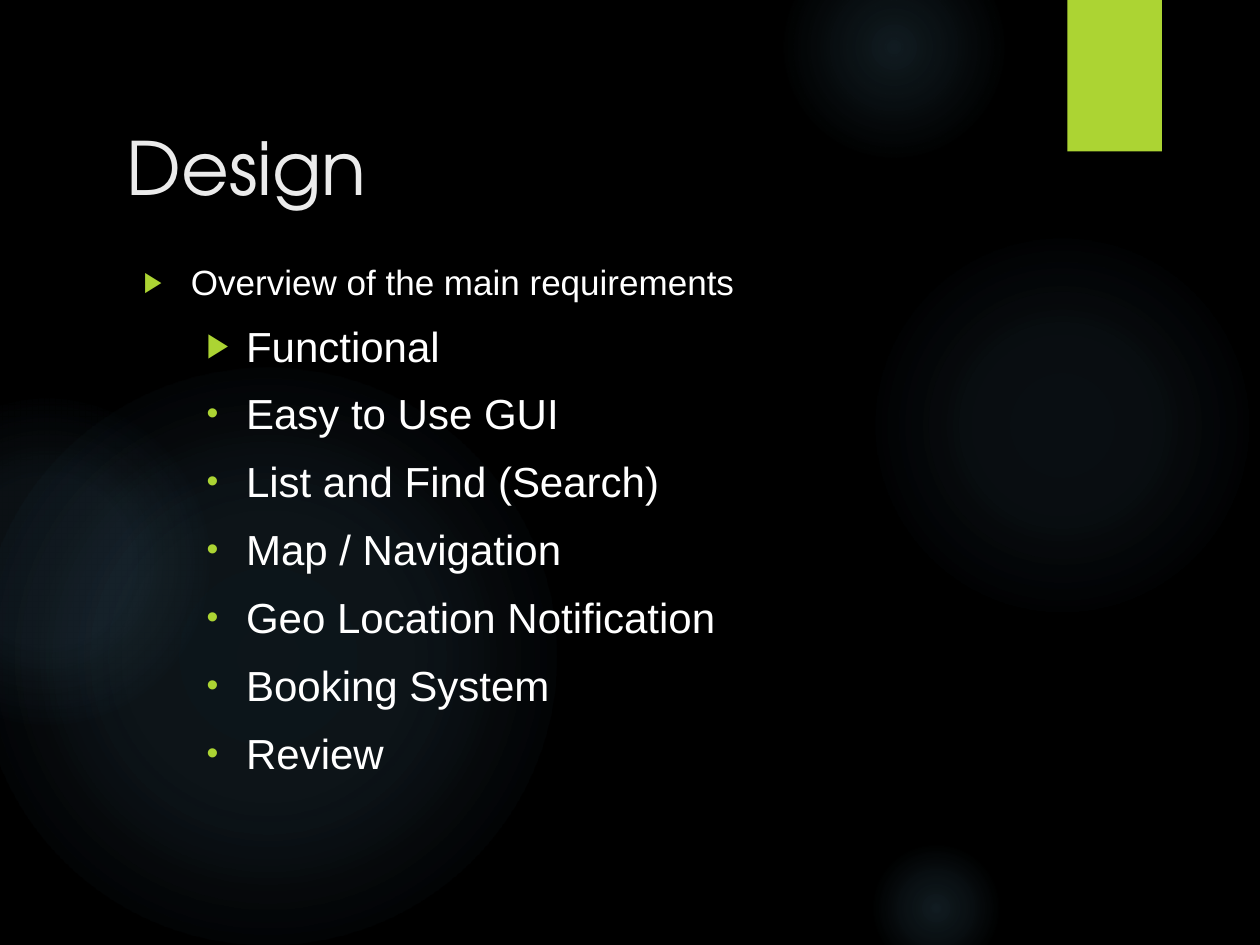
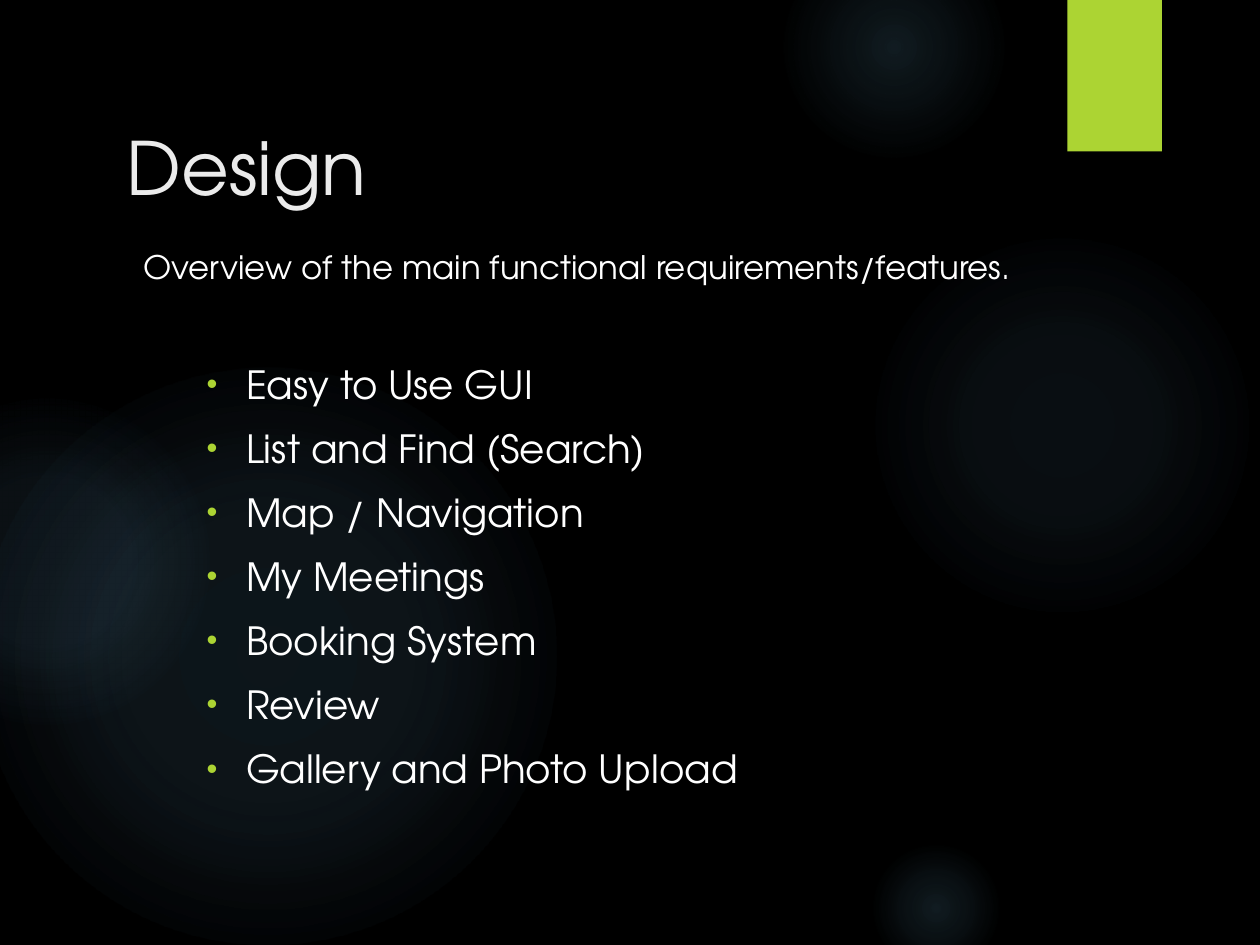
Before and after one commit to Virksaabnavjot/Documentation-MeetingRoom-Pro, a slide deck: slide 13 of Documentation/Final Presentaion/Presentation.pptx (slide 12 before the commit). Drawn at 1260x945 pixels with LibreOffice and Linux fonts; fonts in the diff are those of the drawing; background and template pictures are left out. Boxes give left, top, right and bottom in pixels: in the first picture for what was removed or moved away, otherwise in the second. Text is boxed around its words. In the diff, an @@ line names an element or a change of style, - is before the commit and + after.

```diff
--- a/Documentation/Final Presentaion/Presentation.pptx
+++ b/Documentation/Final Presentaion/Presentation.pptx
@@ text "Overview of the main functional ...": place and size @@
-text "Overview of the main functional ..." at box(191, 269, 734, 770)
+text "Overview of the main functional ..." at box(144, 254, 1010, 791)
@@ text at box(144, 254, 1010, 286): text changed; size 20 to 18.5 pt; font Arial to TeX Gyre Adventor @@
-▶ Overview of the main requirements
-  ▶ Functional
+Overview of the main functional requirements/features.
@@ text at box(246, 369, 645, 720): size 24 to 22.2 pt, font Arial to TeX Gyre Adventor in "Easy to Use GUI", "List and Find (Search)", "Map / Navigation", "Booking System" and 1 more places @@
@@ text at box(246, 562, 484, 600): text changed; size 24 to 22.2 pt; font Arial to TeX Gyre Adventor @@
-  • Geo Location Notification
+  • My Meetings
@@ text at box(246, 754, 738, 791): paragraph added @@
+  • Gallery and Photo Upload
```
Also in this commit, not shown: 14 other slides changed, 24 slides added, 4 slides removed, 1 other file.
